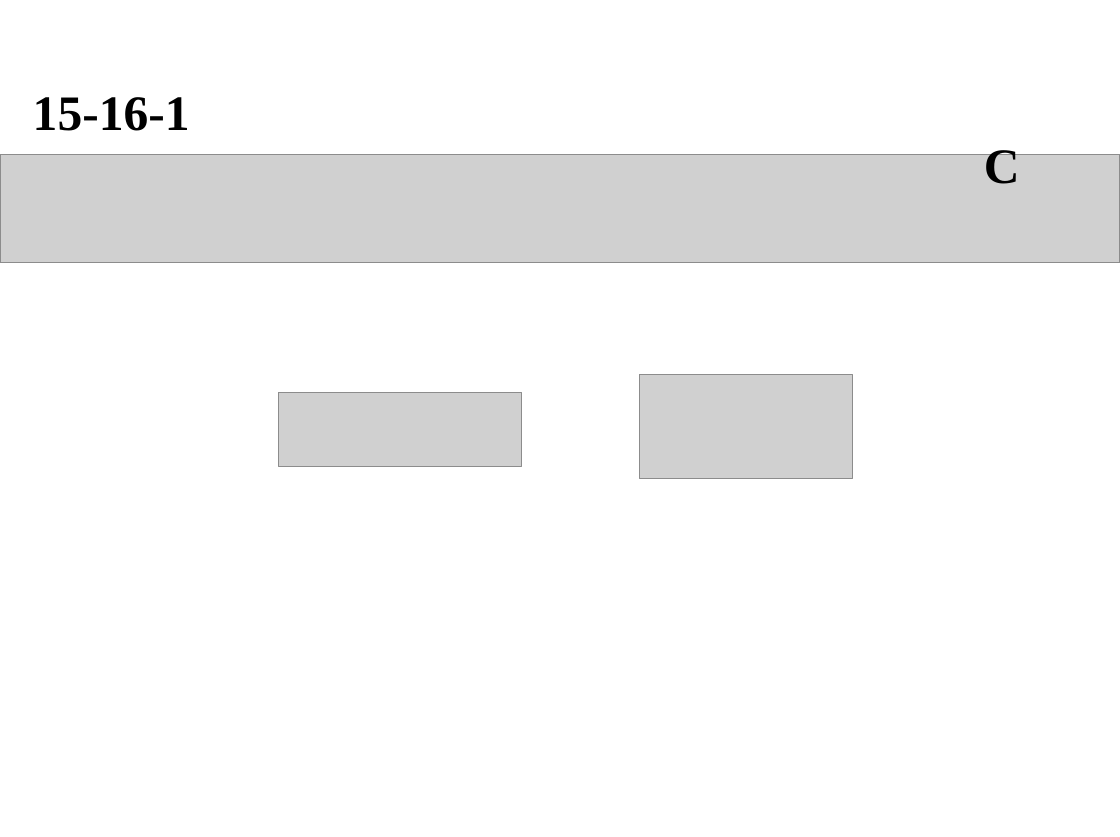
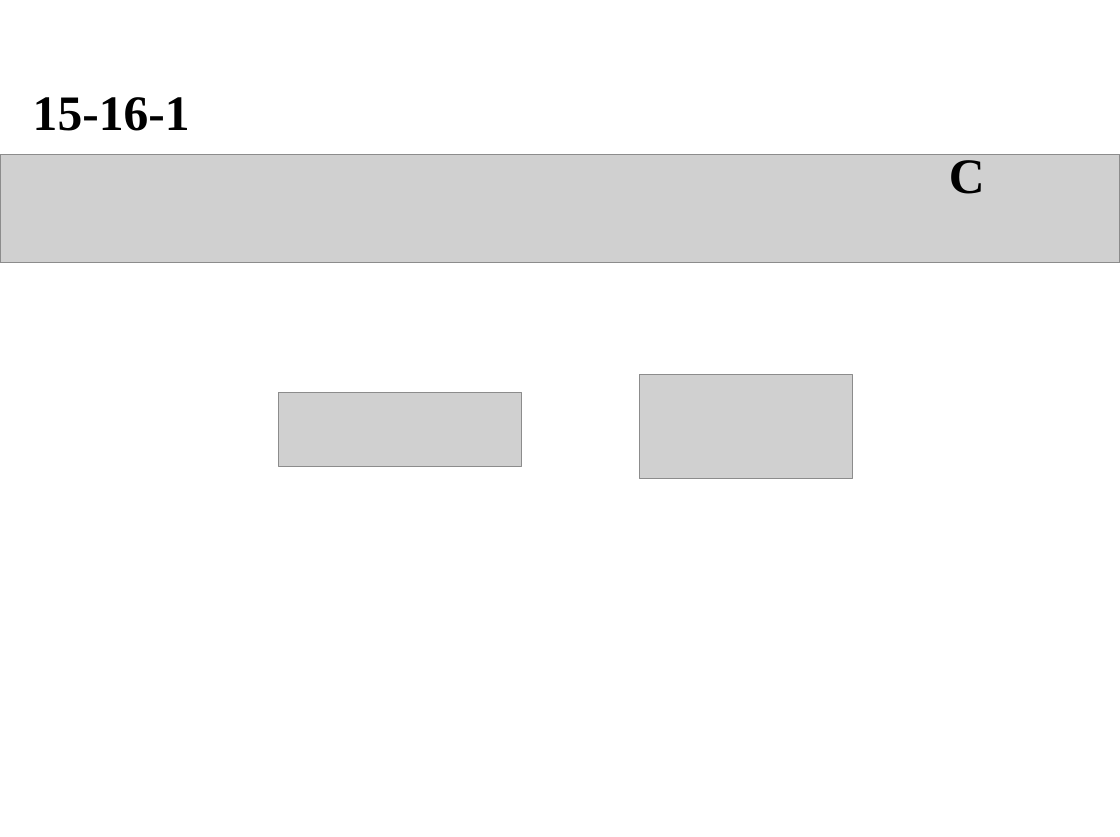
Before and after one commit to Equationzhao/USTB-Course-materials, a slide deck: slide 6 of 大物/热学20211222.ppt. Drawn at 1120x837 pixels with LibreOffice and Linux fonts; fonts in the diff are those of the drawing; grey boxes stand for pictures. Boxes give left, top, right and bottom in pixels: in the first picture for what was removed or moved away, otherwise in the second. Text is boxed around its words. In the diff, an @@ line names an element or a change of style, - is before the commit and + after.

```diff
--- a/大物/热学20211222.ppt
+++ b/大物/热学20211222.ppt
@@ text "C": place and size @@
-text "C" at (984, 145, 1020, 184)
+text "C" at (949, 154, 985, 194)
```
Also in this commit, not shown: 7 other slides changed, 23 other files.
